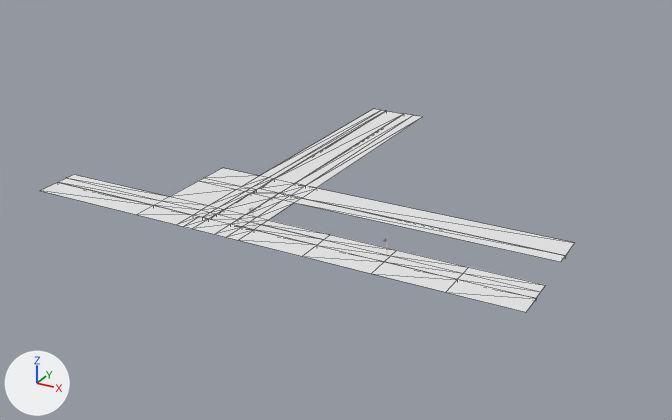
Renders of the COLLADA model app/FPS_game/app/assets/scenes/st_Summer_DEB/models/enviroment.DAE from each side of a commit.
The view is the same before and after, from a camera (50 mm lens) standing at (72.4, -163.1, 85.0) and looking at (-30.1, 23.3, -8.3). Every picture has the same lights, and +X, +Y and +Z are marked at lower left. Mesh edges are drawn as thin lines on the coarser meshes. Where no turn or scale is listed for an object, it has been applied to the vertices. Vertices at the same position are counted once.

In view in the first picture: 'Plane01', 'road', 'sidewalk'.
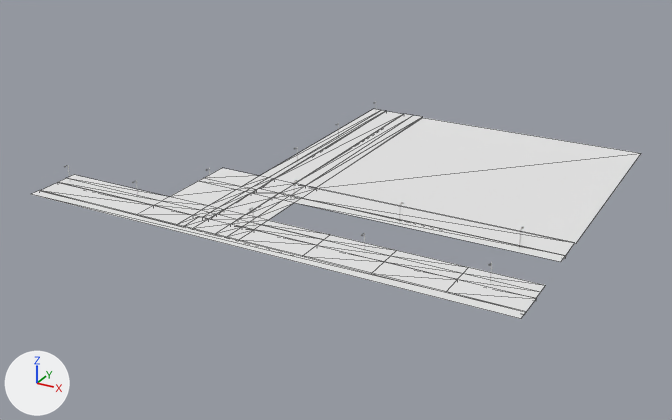
Where the change shows, as pixel boxes [x1, y1, x2, y2] in the pictures (672 x 420 px):
'sidewalk', reshaped (20% wider, 9% taller)
    before: [57, 110, 566, 301]
    after: [32, 110, 641, 319]
part 1 of me_sidewalk, built on
    after: [32, 118, 641, 319]

The change in detail:
me_sidewalk is used by ob_sidewalk; location (0.1, -11.3, 0.1).
me_sidewalk had 86 vertices, 96 faces and spanned x -88.4..31.4, y 0.0..89.9, z -0.7..0.0.
me_sidewalk now has 95 vertices, 102 faces and spans x -88.8..31.4, y -8.7..89.9, z -0.7..0.0.
Part 1, on me_sidewalk:
1 vertex is removed from x -31.4, y 27.2, z 0.0.
2 faces are deleted.
10 vertices are added at x -88.8..31.4, y -8.7..89.5, z -0.7..0.0.
8 new faces join them.
